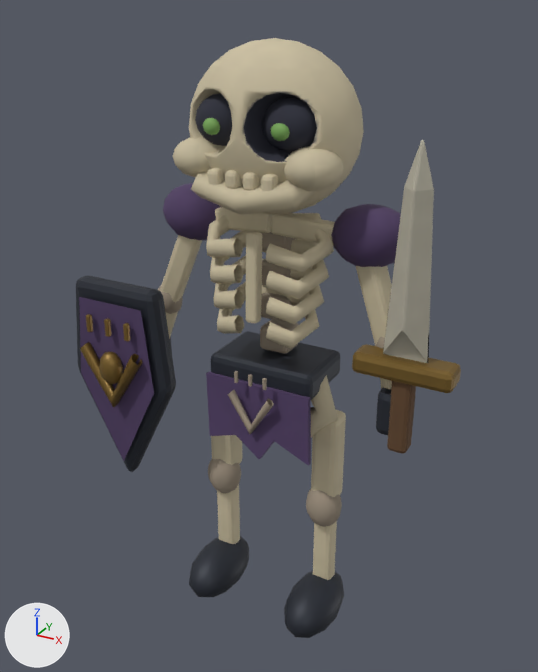
An edit to the glTF model public/assets/threejs/skeleton_infantry.glb, drawn before and after from the same camera.
One viewpoint serves both versions: a camera (50 mm lens) standing at (0.738, -1.374, 1.427) and looking at (-0.016, -0.005, 0.742). The lights are fixed; the arrows at lower left show +X, +Y and +Z. The first picture is the older version. Vertices at exactly the same position are counted once.

Names of what the first picture shows: 'skeleton_infantry_surface'.
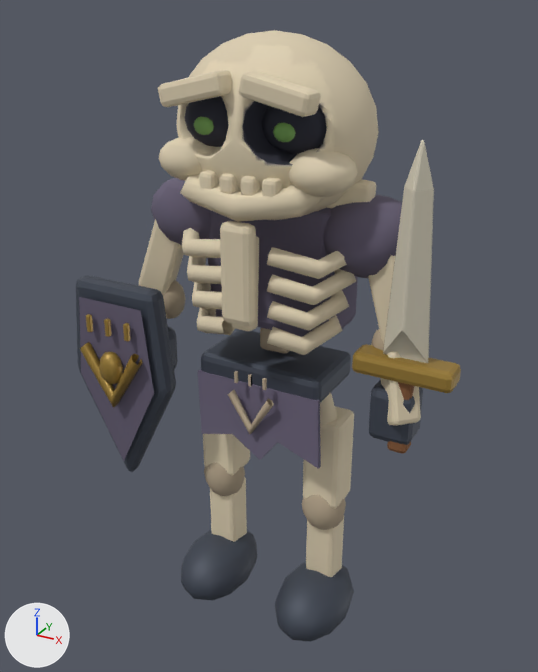
The change, as a list of edits to the scene's bpy script:
```text
Add img_skeleton_infantry_product_ao_skeleton_infantry_product_roughness_metallic_atlas:
    img_skeleton_infantry_product_ao_skeleton_infantry_product_roughness_metallic_atlas = load_image('skeleton_infantry_product_ao-skeleton_infantry_product_roughness_metallic_atlas', '_unpacked/skeleton_infantry_product_ao-skeleton_infantry_product_roughness_metallic_atlas', 512, 512, 'Non-Color')
Add img_skeleton_infantry_product_base_color_atlas:
    img_skeleton_infantry_product_base_color_atlas = load_image('skeleton_infantry_product_base_color_atlas', '_unpacked/skeleton_infantry_product_base_color_atlas', 512, 512, 'sRGB')
Add mat_skeleton_infantry_product_pbr_atlas:
    mat_skeleton_infantry_product_pbr_atlas = bpy.data.materials.new('skeleton_infantry_product_pbr_atlas')
    # uses the picture img_skeleton_infantry_product_ao_skeleton_infantry_product_roughness_metallic_atlas
    # uses the picture img_skeleton_infantry_product_base_color_atlas
Change me_sphere_001:
    used by ob_skeleton_infantry_surface; location = (0.0, 0.0, 0.0)
    remove me_sphere_001.from_pydata(...)  # 3678 vertices, 6982 faces; spans x -0.478..0.435, y -0.204..0.132, z 0.003..1.375
    add me_sphere_001.from_pydata(...)  # 3902 vertices, 7414 faces; spans x -0.478..0.435, y -0.204..0.142, z 0.003..1.388
    me_sphere_001 part 1: a new loose piece of 56 vertices spanning x -0.155..0.155, y -0.053..0.117, z 0.771..1.061, in mat_skeleton_infantry_product_pbr_atlas
    me_sphere_001 part 2: a new loose piece of 56 vertices spanning x -0.036..0.036, y -0.178..-0.14, z 0.832..1.046, in mat_skeleton_infantry_product_pbr_atlas
    me_sphere_001 part 3: a new loose piece of 56 vertices spanning x -0.161..-0.017, y -0.184..-0.13, z 1.255..1.323, in mat_skeleton_infantry_product_pbr_atlas
    me_sphere_001 part 4: a new loose piece of 56 vertices spanning x 0.017..0.161, y -0.184..-0.13, z 1.255..1.323, in mat_skeleton_infantry_product_pbr_atlas
    me_sphere_001 part 5: 2712 vertices moved from x -0.346..0.346, y -0.172..0.132, z 0.007..1.375 to x -0.371..0.371, y -0.184..0.142, z 0.008..1.388
    me_sphere_001 part 6: 6962 kept faces spanning x -0.478..0.435, y -0.204..0.142, z 0.003..1.388 get new texture (UV) coordinates
    me_sphere_001 part 7: 6982 faces spanning x -0.478..0.435, y -0.204..0.142, z 0.003..1.388 switch from mat_skeleton_infantry_pbr_atlas_002 to mat_skeleton_infantry_product_pbr_atlas
```

Location of each change, (x1, y1, x2, y2) in pixels of the pictures (538 x 672 px; the box of a moved part takes in the faces that stretch with it):
'skeleton_infantry_surface', reshaped: before (76, 38, 461, 638); after (76, 30, 461, 642)
part 1 of me_sphere_001, added: after (207, 208, 358, 336)
part 2 of me_sphere_001, added (beige): after (220, 221, 257, 326)
part 3 of me_sphere_001, added (beige): after (158, 70, 232, 107)
part 4 of me_sphere_001, added (beige): after (239, 71, 320, 117)
part 5 of me_sphere_001, moved or reshaped: before (158, 38, 416, 638); after (139, 30, 423, 642)
part 6 of me_sphere_001, surface changed: before (76, 38, 461, 638); after (76, 30, 461, 642)
part 7 of me_sphere_001, recoloured: before (76, 38, 461, 638); after (76, 30, 461, 642)
